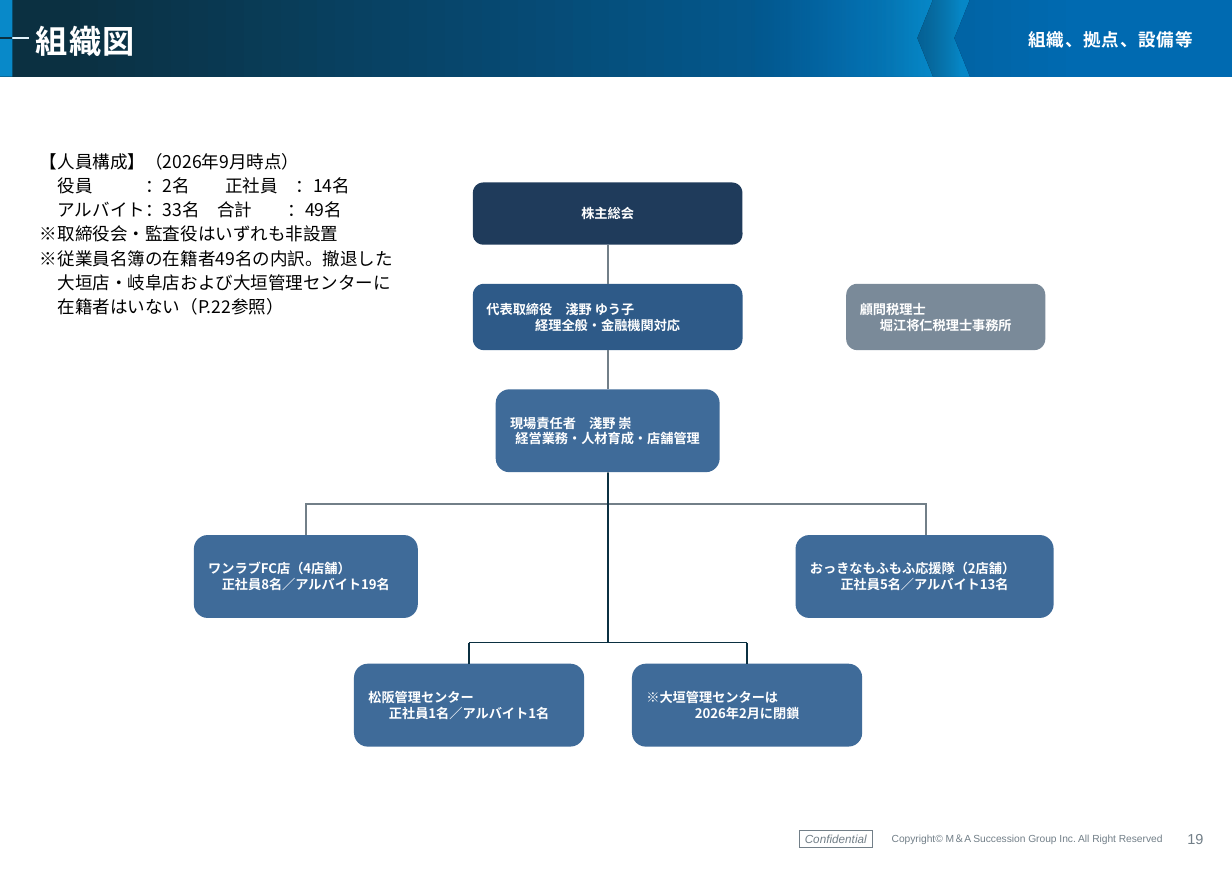
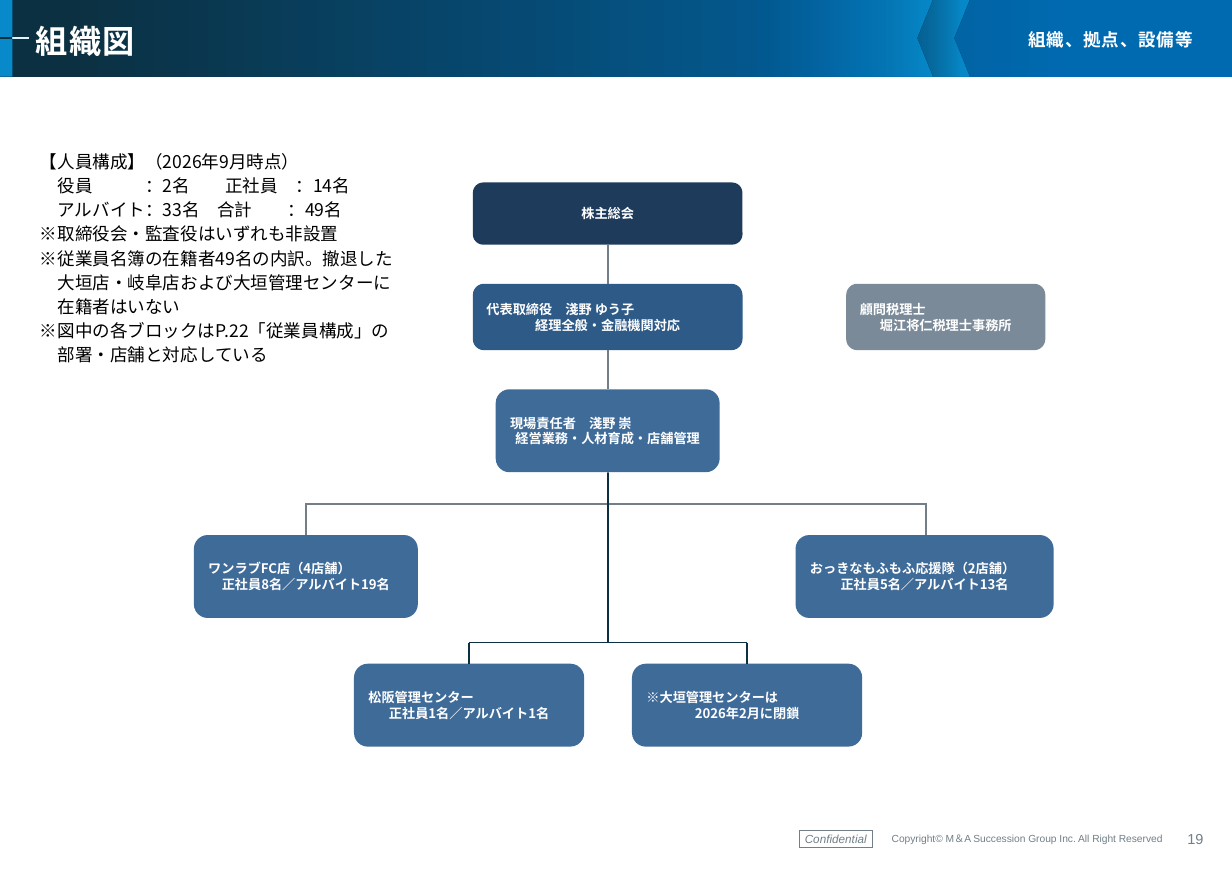
Before and after one commit to keisuketagaito/github-1st, a slide deck: slide 20 of LUXAS株式会社/企業概要書_LUXAS株式会社_20260923.pptx. Drawn at 1232x871 pixels with LibreOffice and Linux fonts; fonts in the diff are those of the drawing; background and template pictures are left out. Boxes give left, top, right and bottom in pixels: in the first picture for what was removed or moved away, otherwise in the second. Text is boxed around its words. In the diff, an @@ line names an element or a change of style, - is before the commit and + after.

```diff
--- a/LUXAS株式会社/企業概要書_LUXAS株式会社_20260923.pptx
+++ b/LUXAS株式会社/企業概要書_LUXAS株式会社_20260923.pptx
@@ text at bbox=[40, 298, 389, 363]: text changed @@
-在籍者はいない（P.22参照）
+在籍者はいない
+※図中の各ブロックはP.22「従業員構成」の
+部署・店舗と対応している
```
Also in this commit, not shown: 4 other slides changed, 7 other files.
